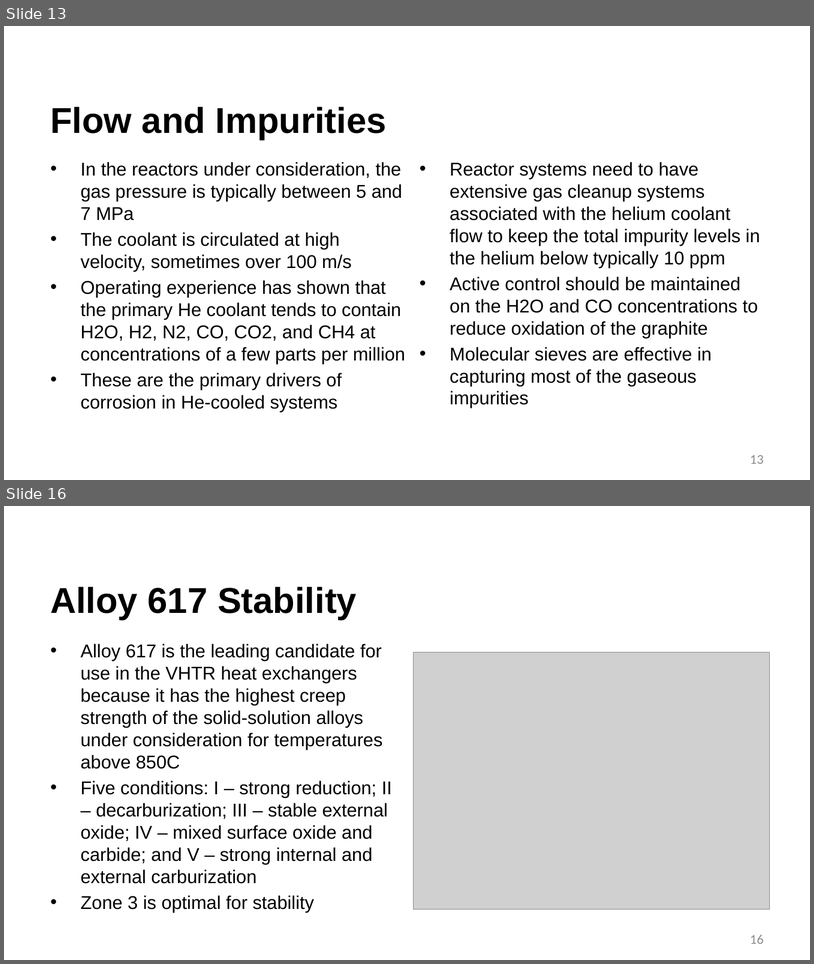
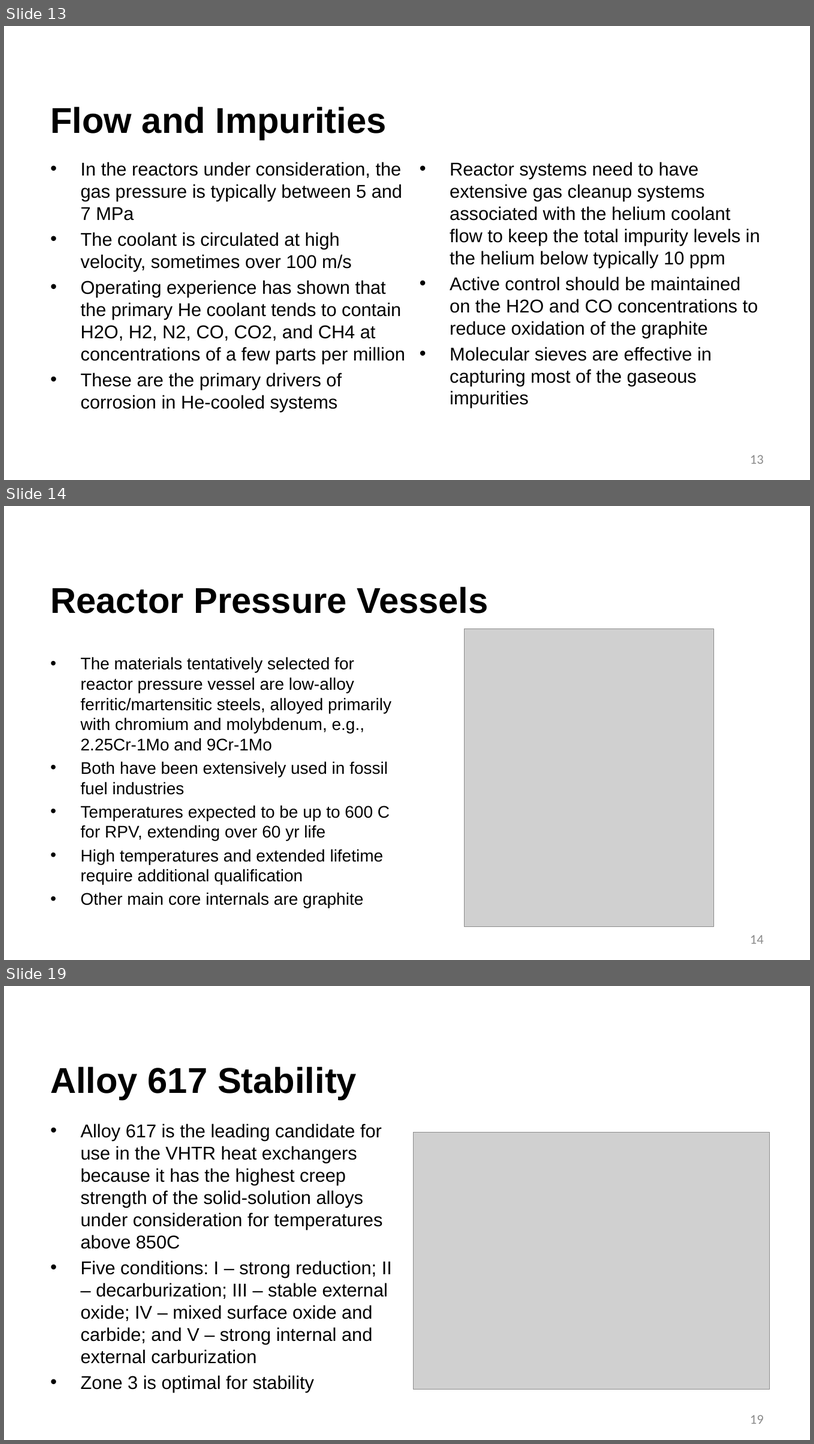
Before and after one commit to benbeeler/TEACHING, a slide deck: Advanced Reactor Materials/Fall2026/Lec6_TRISO.pptx. Shown one above the other, each under a label of ours: slides 13 and 16 before the commit, slides 13, 14 and 19 after it; the slides between them are not shown. The pictures are 814x964 and 814x1444 pixels, drawn with LibreOffice and Linux fonts; fonts in the diff are those of the drawing; grey boxes stand for pictures; background and template pictures are left out. Boxes give left, top, right and bottom in pixels: in the first picture for what was removed or moved away, otherwise in the second. Text is boxed around its words. In the diff, an @@ line names an element or a change of style, - is before the commit and + after.

```diff
--- a/Advanced Reactor Materials/Fall2026/Lec6_TRISO.pptx
+++ b/Advanced Reactor Materials/Fall2026/Lec6_TRISO.pptx
@@ slide 14 added at <box>4,506,810,960</box>, background #FFFFFF @@
@@ title added at <box>50,586,488,613</box>, 42.7 pt, text #000000, bold @@
+Reactor Pressure Vessels
@@ picture added at <box>464,629,714,927</box> @@
@@ text added at <box>81,657,392,908</box>, 20 pt, text #000000 @@
+• The materials tentatively selected for reactor pressure vessel are low-alloy ferritic/martensitic steels, alloyed primarily with chromium and molybdenum, e.g., 2.25Cr-1Mo and 9Cr-1Mo
+• Both have been extensively used in fossil fuel industries
+• Temperatures expected to be up to 600 C for RPV, extending over 60 yr life
+• High temperatures and extended lifetime require additional qualification
+• Other main core internals are graphite
@@ page number added at <box>750,934,764,943</box>, 16 pt, text #8C8C8C @@
+14
@@ what was slide 16 is now slide 19 @@
@@ page number at <box>750,1414,764,1423</box>: text changed @@
-16
+19
```
Also in this commit, not shown: 16 slides changed, 4 other slides added, 13 slides removed, 4 other files.
